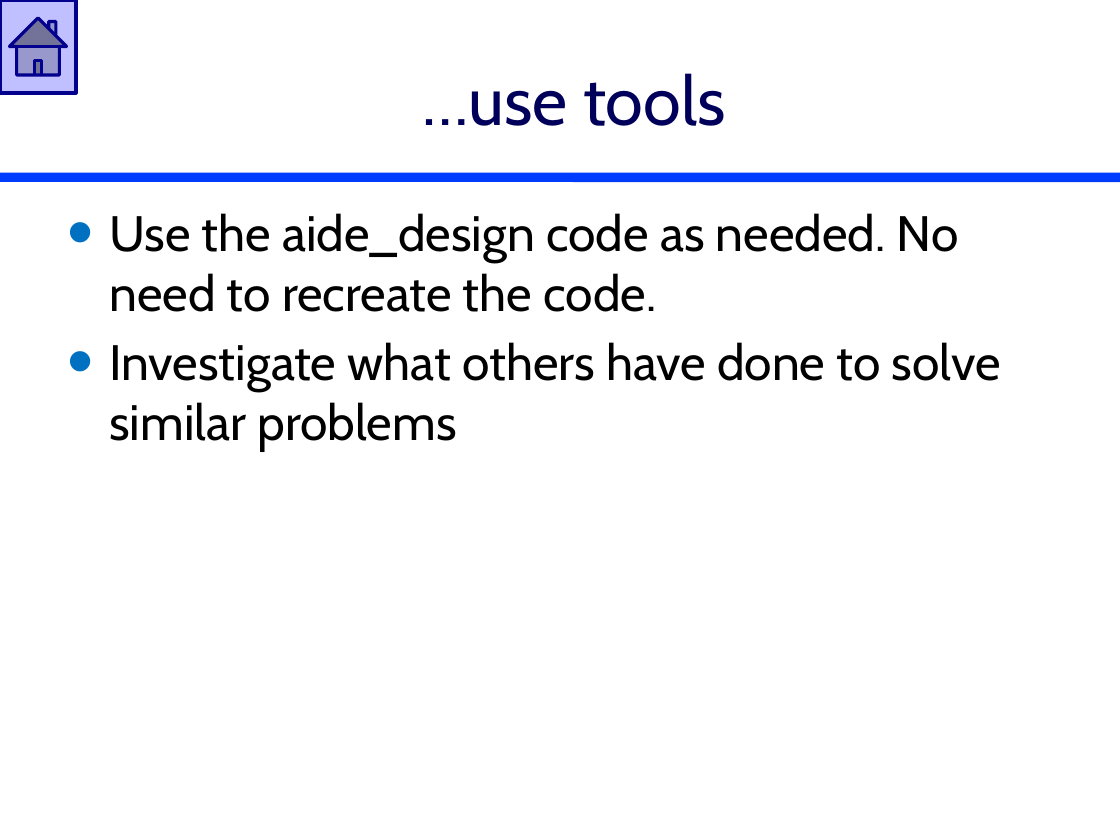
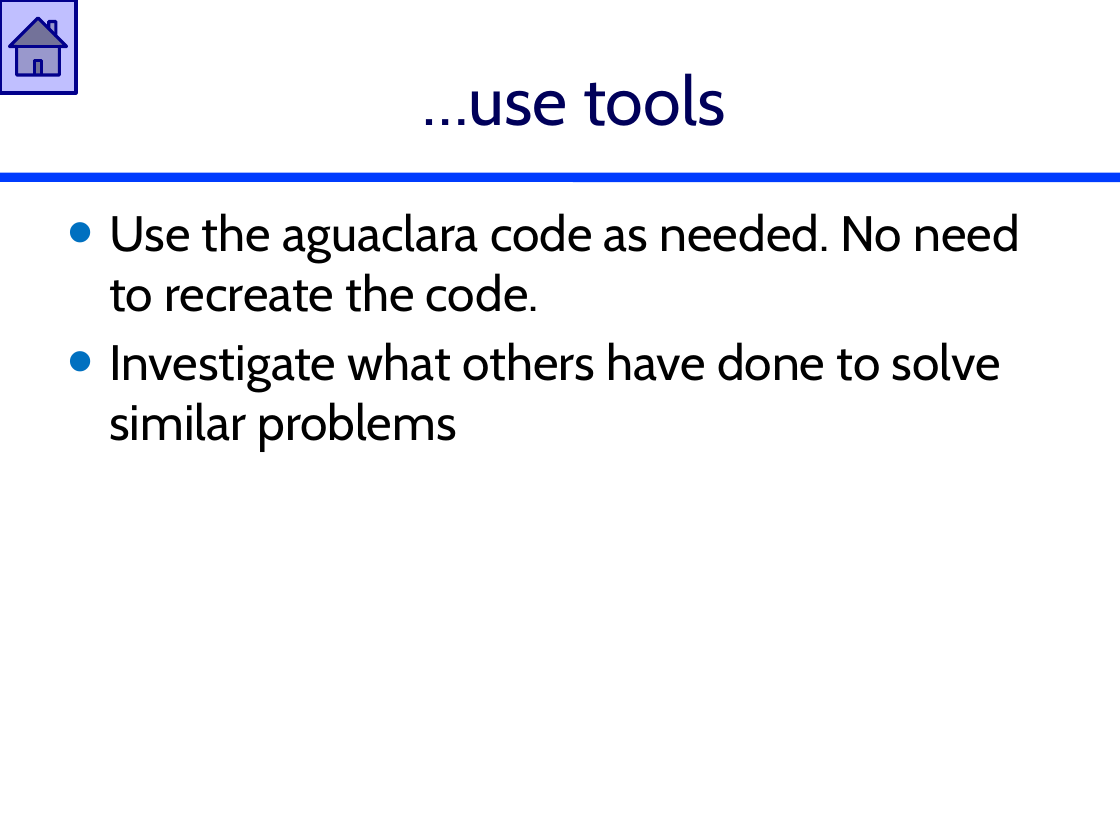
Before and after one commit to AguaClara/SWOT, a slide deck: slide 23 of Lectures/In Class/Design Reflections.pptx (slide 27 before the commit). Drawn at 1120x840 pixels with LibreOffice and Linux fonts; fonts in the diff are those of the drawing. Boxes give left, top, right and bottom in pixels: in the first picture for what was removed or moved away, otherwise in the second. Text is boxed around its words. In the diff, an @@ line names an element or a change of style, - is before the commit and + after.

```diff
--- a/Lectures/In Class/Design Reflections.pptx
+++ b/Lectures/In Class/Design Reflections.pptx
@@ text at box(109, 213, 1020, 312): text changed @@
-• Use the aide_design code as needed. No need to recreate the code.
+• Use the aguaclara code as needed. No need to recreate the code.
```
Also in this commit, not shown: 8 other slides changed, 4 slides removed, 1 other file.
